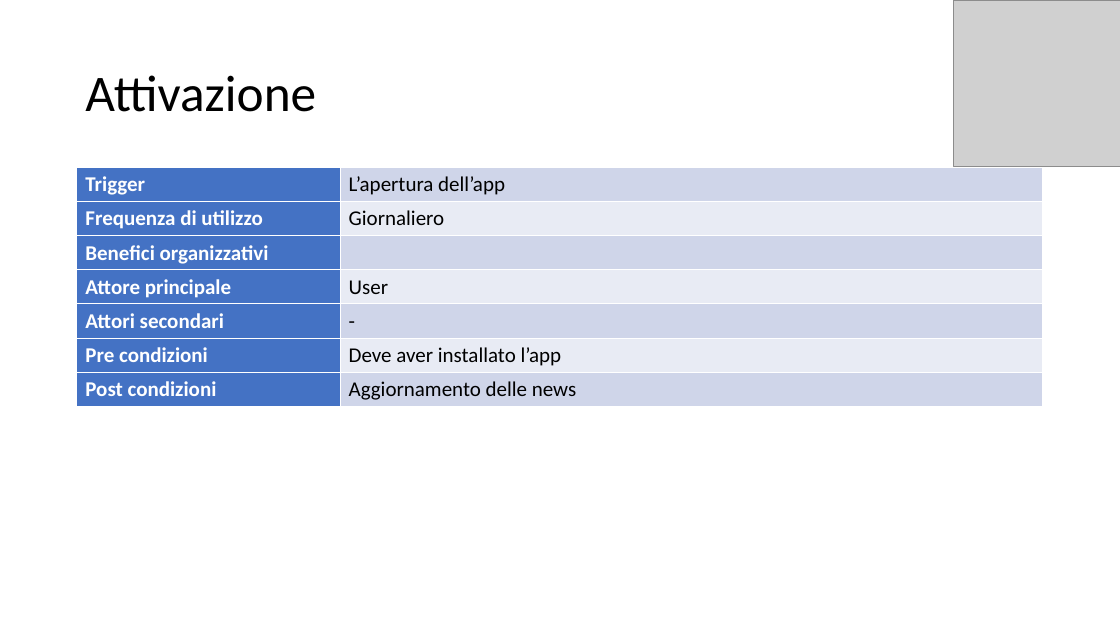
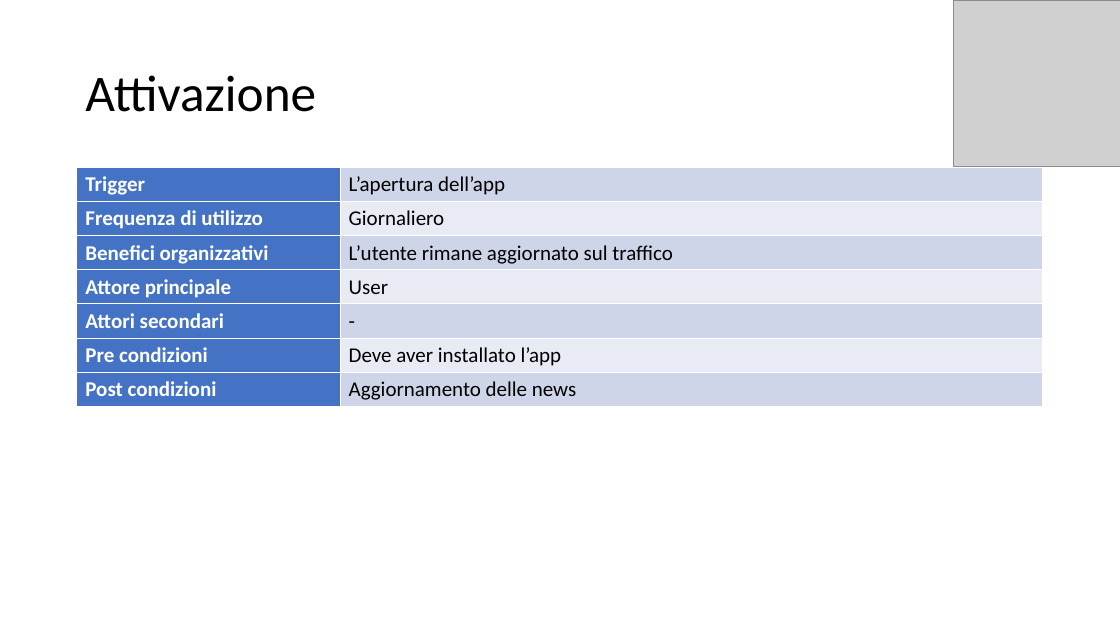
Before and after one commit to itsar19-20/gas, a slide deck: slide 3 of docs/analisi/Template use case/Template Use Case - News.pptx. Drawn at 1120x630 pixels with LibreOffice and Linux fonts; fonts in the diff are those of the drawing; grey boxes stand for pictures. Boxes give left, top, right and bottom in pixels: in the first picture for what was removed or moved away, otherwise in the second. Text is boxed around its words. In the diff, an @@ line names an element or a change of style, - is before the commit and + after.

```diff
--- a/docs/analisi/Template use case/Template Use Case - News.pptx
+++ b/docs/analisi/Template use case/Template Use Case - News.pptx
@@ table at bbox=[77, 168, 1044, 407] @@
-row 3, column 2: 
+row 3, column 2: L’utente rimane aggiornato sul traffico
```
Also in this commit, not shown: 2 other slides changed, 6 other files.
